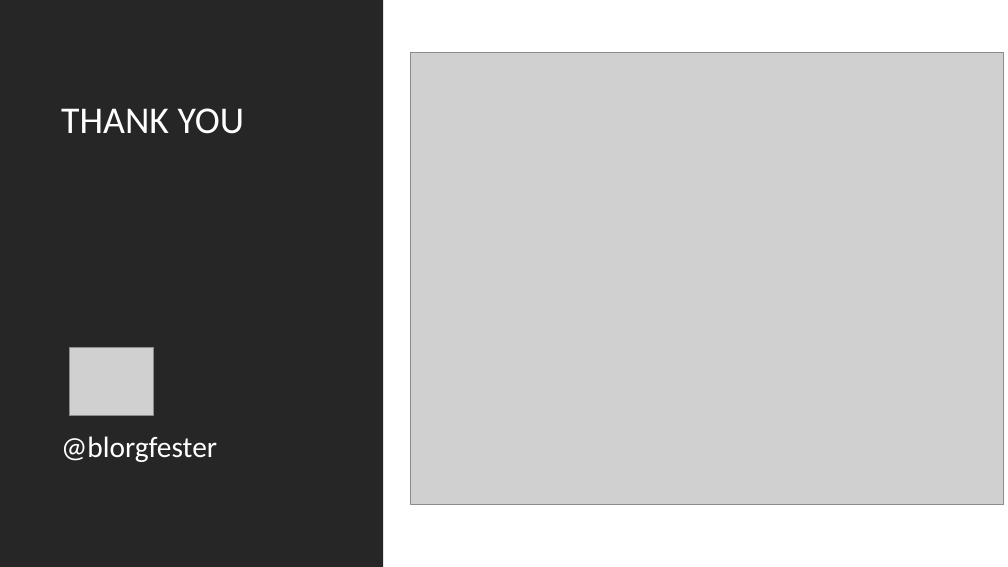
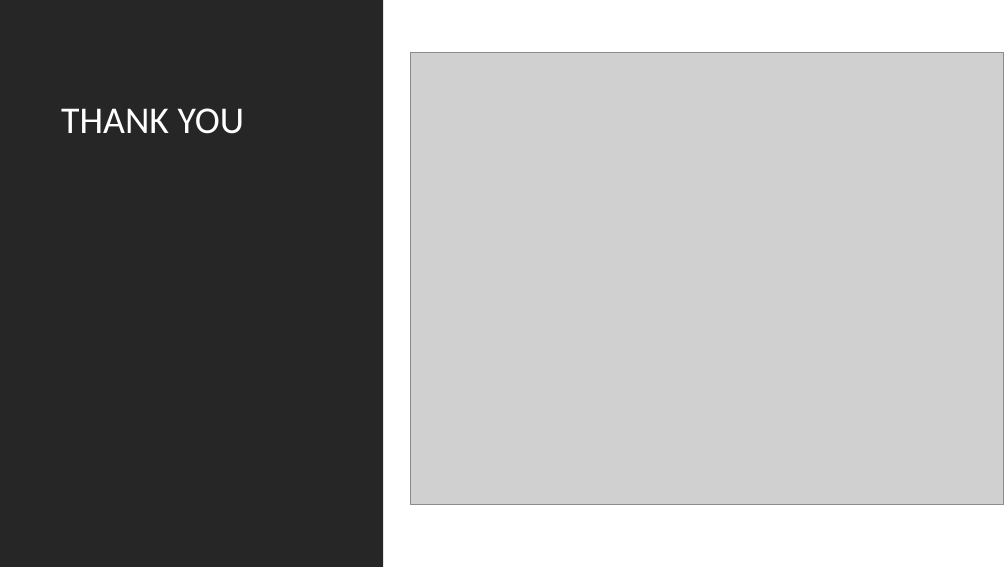
Before and after one commit to pavlosmcg/docker101, a slide deck: slide 22 of Docker 101.pptx. Drawn at 1008x567 pixels with LibreOffice and Linux fonts; fonts in the diff are those of the drawing; grey boxes stand for pictures. Boxes give left, top, right and bottom in pixels: in the first picture for what was removed or moved away, otherwise in the second. Text is boxed around its words. In the diff, an @@ line names an element or a change of style, - is before the commit and + after.

```diff
--- a/Docker 101.pptx
+++ b/Docker 101.pptx
@@ picture removed at (70,348,154,416) @@
@@ text removed at (61,436,217,462) @@
-@blorgfester
```
Also in this commit, not shown: 4 other slides changed.
